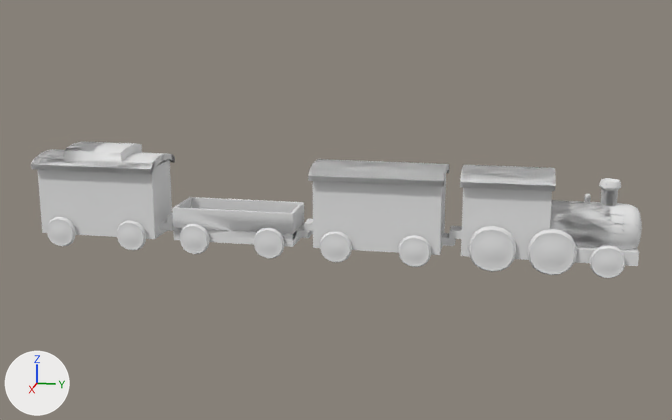
The FBX model Assets/3D Models/bedroom_assets/toy_train.fbx: old version first, new version second.
Rendered twice from a 50 mm lens placed at (6.99, 0.92, 2.01), pointed at (0.0, -0.48, 0.26). The lights are fixed; the arrows at lower left show +X, +Y and +Z. Where no turn or scale is listed for an object, it has been applied to the vertices. Vertices at the same position are counted once.

Before the edit, the objects in view are built like this:
```python
me_cube_008 = bpy.data.meshes.new('Cube.008')
me_cube_008.from_pydata(...)  # 328 vertices, 294 faces; spans x -0.266..0.262, y -1.161..0.018, z -0.261..0.103
me_cube_051 = bpy.data.meshes.new('Cube.051')
me_cube_051.from_pydata(...)  # 474 vertices, 472 faces; spans x -0.264..0.263, y -1.091..0.01, z -0.261..0.562
me_cube_067 = bpy.data.meshes.new('Cube.067')
me_cube_067.from_pydata(...)  # 1277 vertices, 1279 faces; spans x -0.275..0.275, y 0.418..1.823, z -0.335..0.416
me_cube_078 = bpy.data.meshes.new('Cube.078')
me_cube_078.from_pydata(...)  # 416 vertices, 393 faces; spans x -0.267..0.26, y -1.16..0.019, z -0.261..0.488
ob_train_toy_back = bpy.data.objects.new('train_toy_back', me_cube_051)
ob_train_toy_back.location = (0.0, -1.836, 0.163)
ob_train_toy_cargo = bpy.data.objects.new('train_toy.cargo', me_cube_008)
ob_train_toy_cargo.location = (0.002, -0.703, 0.163)
ob_train_toy_front = bpy.data.objects.new('train_toy_front', me_cube_067)
ob_train_toy_front.location = (0.0, 0.0, 0.235)
ob_train_toy_passenger = bpy.data.objects.new('train_toy_passenger', me_cube_078)
ob_train_toy_passenger.location = (0.004, 0.437, 0.163)
```
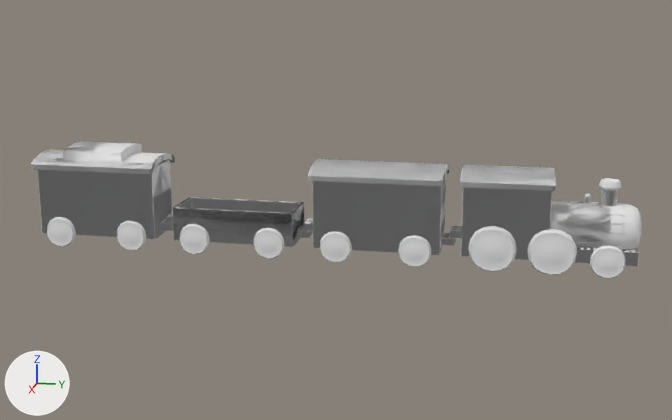
Where the newer file only moved an object's origin or applied its transform, the numbers keep the older frame.

The change, as JSON lines over the scene's bpy script:
```json
{"block": "me_cube_051", "where": "# used by ob_train_toy_back; location = (0.0, -1.836, 0.163)"}
{"op": "remove", "block": "me_cube_051", "code": "me_cube_051.from_pydata(...)  # 474 vertices, 472 faces; spans x -0.264..0.263, y -1.091..0.01, z -0.261..0.562"}
{"op": "add", "block": "me_cube_051", "code": "me_cube_051.from_pydata(...)  # 554 vertices, 540 faces; spans x -0.264..0.263, y -1.091..0.01, z -0.261..0.562"}
{"block": "me_cube_051", "change": "me_cube_051 part 8: a new loose piece of 40 vertices spanning x -0.073..0.073, y -0.089..0.01, z -0.12..-0.06"}
{"block": "me_cube_051", "change": "me_cube_051 part 9: 40 vertices added at x -0.197..0.196, y -1.071..-0.089, z -0.162..0.414"}
{"block": "me_cube_078", "where": "# used by ob_train_toy_passenger; location = (0.004, 0.437, 0.163)"}
{"op": "remove", "block": "me_cube_078", "code": "me_cube_078.from_pydata(...)  # 416 vertices, 393 faces; spans x -0.267..0.26, y -1.16..0.019, z -0.261..0.488"}
{"op": "add", "block": "me_cube_078", "code": "me_cube_078.from_pydata(...)  # 782 vertices, 742 faces; spans x -0.267..0.26, y -1.16..0.02, z -0.261..0.488"}
{"block": "me_cube_078", "change": "me_cube_078 part 1: a new loose piece of 296 vertices spanning x -0.077..0.07, y -0.079..0.02, z -0.12..-0.06"}
{"block": "me_cube_078", "change": "me_cube_078 part 2: a new loose piece of 32 vertices spanning x -0.077..0.07, y -1.16..-1.061, z -0.06..0.0"}
{"block": "me_cube_078", "change": "me_cube_078 part 3: 2 vertices removed from x 0.258, y -0.079..-0.059, z 0.423; 40 vertices added at x -0.2..0.193, y -1.061..-0.079, z -0.162..0.414"}
{"block": "me_cube_067", "where": "# used by ob_train_toy_front; location = (0.0, 0.0, 0.235)"}
{"op": "remove", "block": "me_cube_067", "code": "me_cube_067.from_pydata(...)  # 1277 vertices, 1279 faces; spans x -0.275..0.275, y 0.418..1.823, z -0.335..0.416"}
{"op": "add", "block": "me_cube_067", "code": "me_cube_067.from_pydata(...)  # 1355 vertices, 1356 faces; spans x -0.275..0.275, y 0.418..1.823, z -0.335..0.416"}
{"block": "me_cube_067", "change": "me_cube_067 part 6: a new loose piece of 40 vertices spanning x -0.073..0.073, y 0.418..0.517, z -0.132..-0.072"}
{"block": "me_cube_067", "change": "me_cube_067 part 7: 19 vertices removed from x -0.204..0.204, y 1.158..1.818, z -0.141..0.386; 57 vertices added at x -0.196..0.196, y 0.517..1.797, z -0.234..0.342"}
{"block": "me_cube_008", "where": "# used by ob_train_toy_cargo; location = (0.002, -0.703, 0.163)"}
{"op": "remove", "block": "me_cube_008", "code": "me_cube_008.from_pydata(...)  # 328 vertices, 294 faces; spans x -0.266..0.262, y -1.161..0.018, z -0.261..0.103"}
{"op": "add", "block": "me_cube_008", "code": "me_cube_008.from_pydata(...)  # 484 vertices, 436 faces; spans x -0.266..0.262, y -1.161..0.018, z -0.261..0.103"}
{"block": "me_cube_008", "change": "me_cube_008 part 4: a new loose piece of 84 vertices spanning x -0.198..0.194, y -1.062..-0.08, z -0.162..0.103"}
{"block": "me_cube_008", "change": "me_cube_008 part 5: a new loose piece of 40 vertices spanning x -0.075..0.071, y -0.08..0.018, z -0.12..-0.06"}
```

Location of each change, [x1, y1, x2, y2] in pixels of the pictures (672 x 420 px):
```json
{"part": 1, "of": "me_cube_078", "change": "added", "after": [441, 233, 456, 246]}
{"part": 2, "of": "me_cube_078", "change": "added", "after": [304, 219, 313, 231]}
{"part": 3, "of": "me_cube_078", "change": "built on", "before": [311, 170, 445, 187], "after": [313, 179, 446, 255]}
{"part": 4, "of": "me_cube_008", "change": "added", "after": [173, 197, 304, 247]}
{"part": 5, "of": "me_cube_008", "change": "added", "after": [297, 226, 313, 238]}
{"part": 6, "of": "me_cube_067", "change": "added", "after": [450, 226, 462, 238]}
{"part": 7, "of": "me_cube_067", "change": "built on", "before": [550, 174, 639, 253], "after": [461, 187, 639, 266]}
{"part": 8, "of": "me_cube_051", "change": "added", "after": [160, 220, 173, 231]}
{"part": 9, "of": "me_cube_051", "change": "added", "after": [38, 159, 172, 239]}
```
